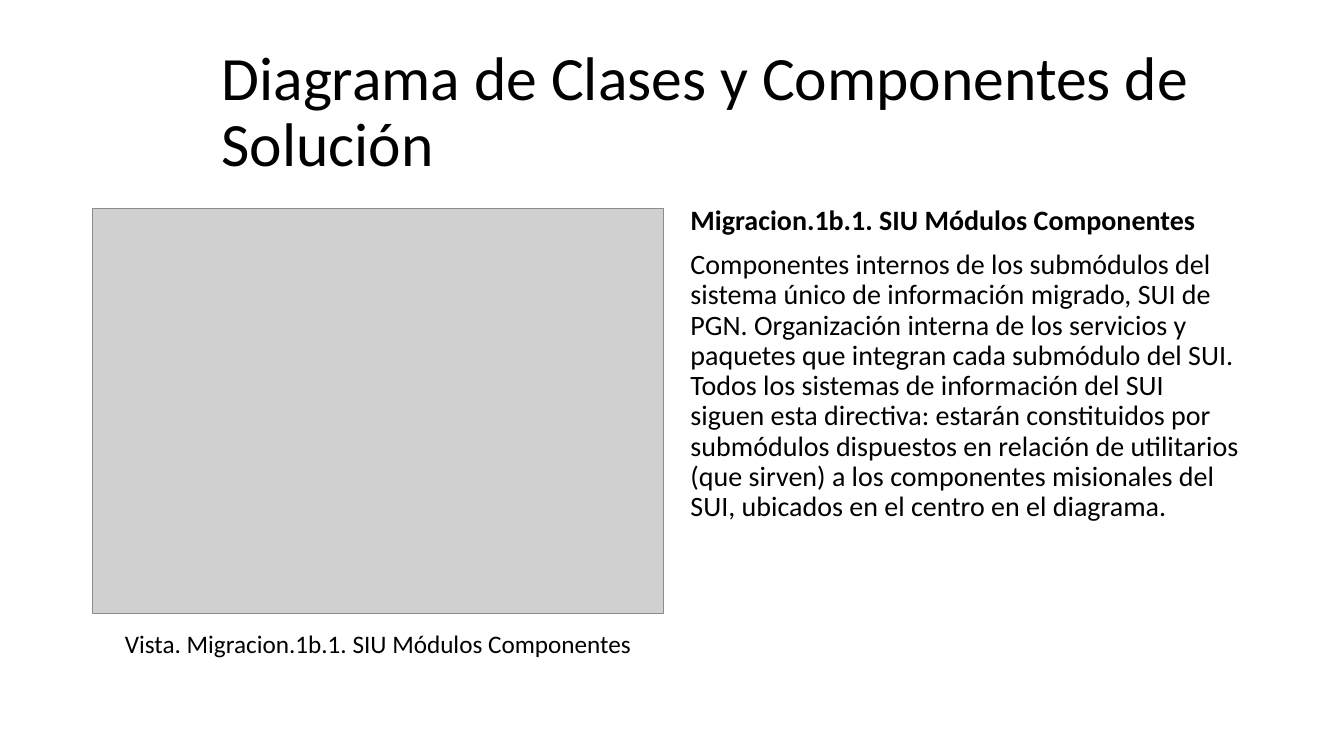
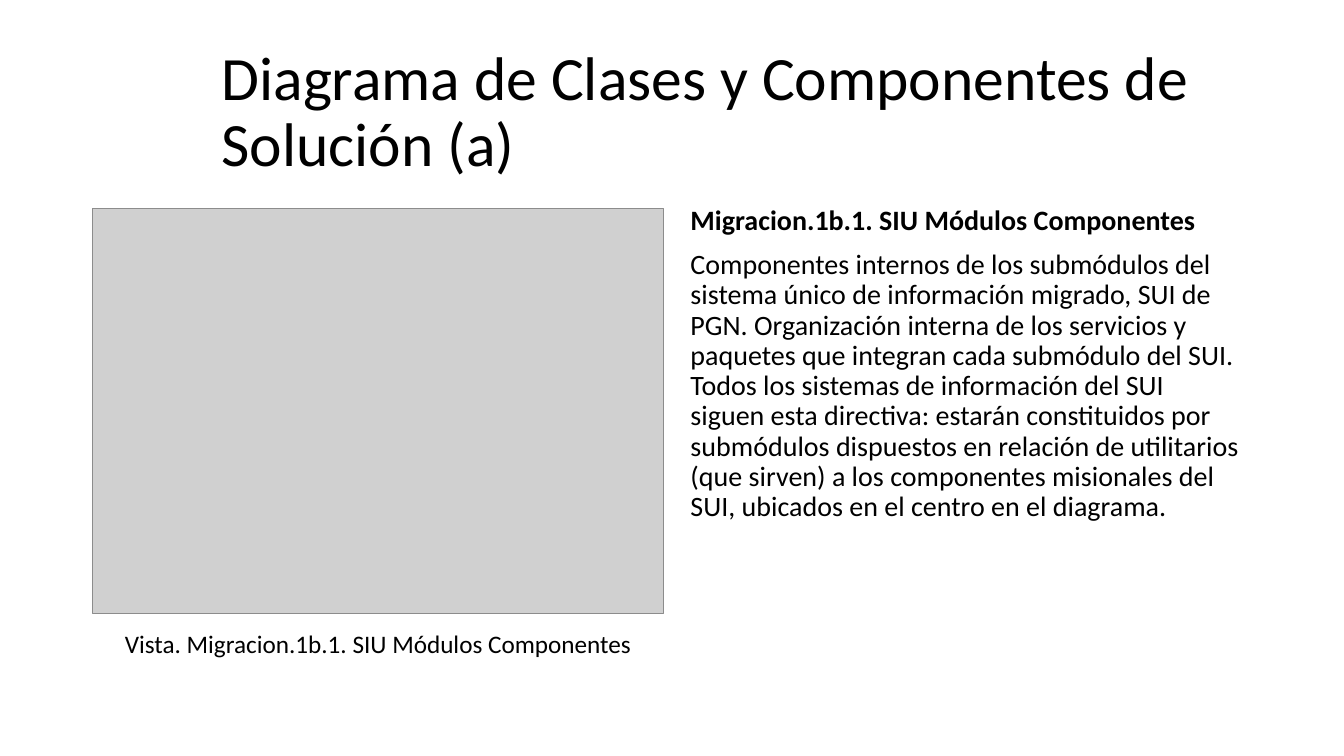
Before and after one commit to hwong23/pgn-078, a slide deck: slide 8 of content/pptxoutpt.pptx. Drawn at 1344x756 pixels with LibreOffice and Linux fonts; fonts in the diff are those of the drawing; grey boxes stand for pictures. Boxes give left, top, right and bottom in pixels: in the first picture for what was removed or moved away, otherwise in the second. Text is boxed around its words. In the diff, an @@ line names an element or a change of style, - is before the commit and + after.

Commit message:
pptx3

```diff
--- a/content/pptxoutpt.pptx
+++ b/content/pptxoutpt.pptx
@@ title at (222, 57, 1188, 175): text changed @@
-Diagrama de Clases y Componentes de Solución
+Diagrama de Clases y Componentes de Solución (a)
```
Also in this commit, not shown: 3 slides added, 1 slide removed, 4 other files.
